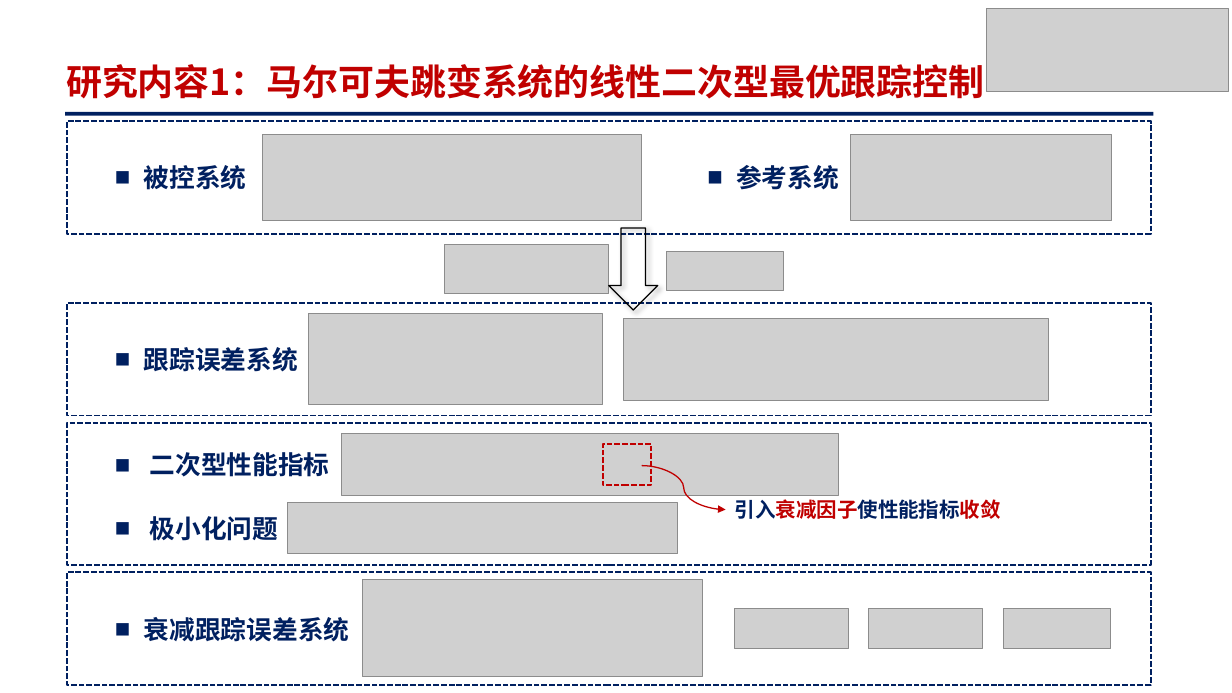
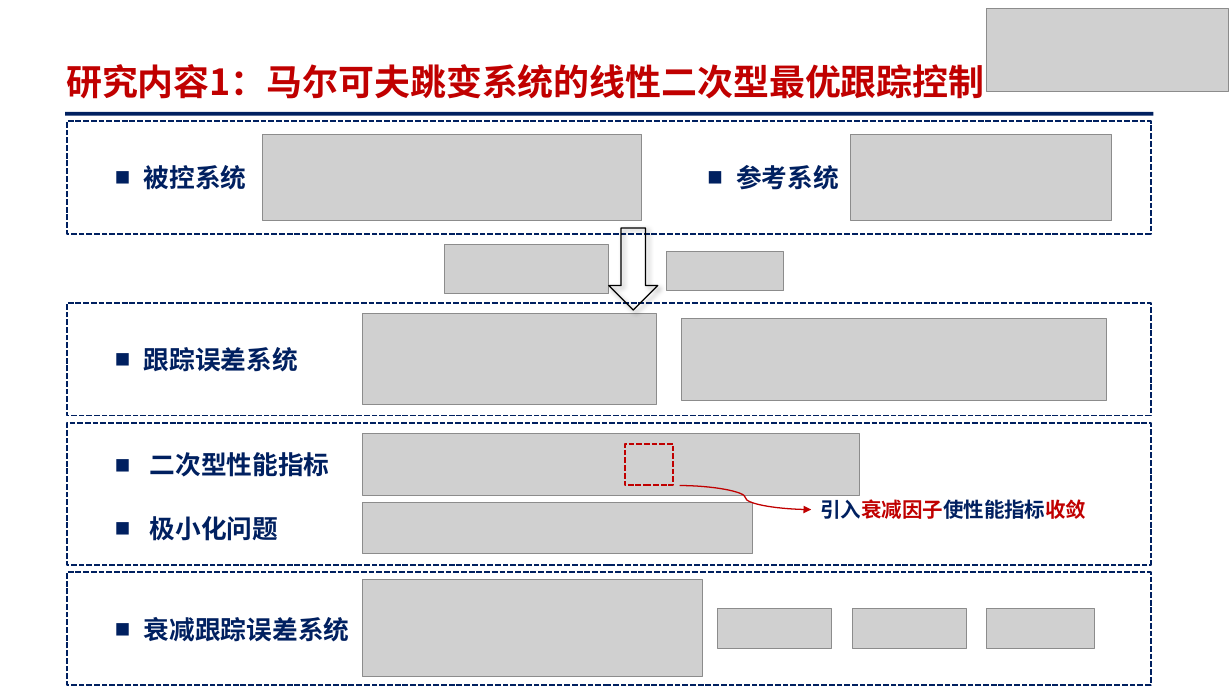
Before and after one commit to yck0609/master-thesis, a slide deck: slide 11 of 文件/学位申请相关表格/PPT/基于策略迭代的马尔可夫跳变系统最优跟踪控制_姚才康.pptx. Drawn at 1232x693 pixels with LibreOffice and Linux fonts; fonts in the diff are those of the drawing; grey boxes stand for pictures. Boxes give left, top, right and bottom in pixels: in the first picture for what was removed or moved away, otherwise in the second. Text is boxed around its words. In the diff, an @@ line names an element or a change of style, - is before the commit and + after.

```diff
--- a/文件/学位申请相关表格/PPT/基于策略迭代的马尔可夫跳变系统最优跟踪控制_姚才康.pptx
+++ b/文件/学位申请相关表格/PPT/基于策略迭代的马尔可夫跳变系统最优跟踪控制_姚才康.pptx
@@ picture moved from (x1=309, y1=314, x2=603, y2=405) to (x1=362, y1=314, x2=656, y2=405) @@
@@ picture moved from (x1=624, y1=318, x2=1049, y2=400) to (x1=682, y1=318, x2=1107, y2=400) @@
@@ picture moved from (x1=341, y1=433, x2=838, y2=495) to (x1=362, y1=433, x2=860, y2=495) @@
@@ rectangle moved from (x1=604, y1=444, x2=652, y2=485) to (x1=625, y1=444, x2=673, y2=485) @@
@@ picture moved from (x1=287, y1=503, x2=677, y2=554) to (x1=362, y1=503, x2=752, y2=554) @@
@@ curved arrow moved from (726, 509) - (642, 466) to (811, 509) - (679, 485) @@
@@ text "引入衰减因子使性能指标收敛" moved from (x1=735, y1=499, x2=1001, y2=519) to (x1=820, y1=499, x2=1086, y2=519) @@
@@ 3 pictures moved together from (x1=735, y1=608, x2=1112, y2=648) to (x1=718, y1=608, x2=1095, y2=648) @@
```
Also in this commit, not shown: 11 other slides changed, 35 other files.
